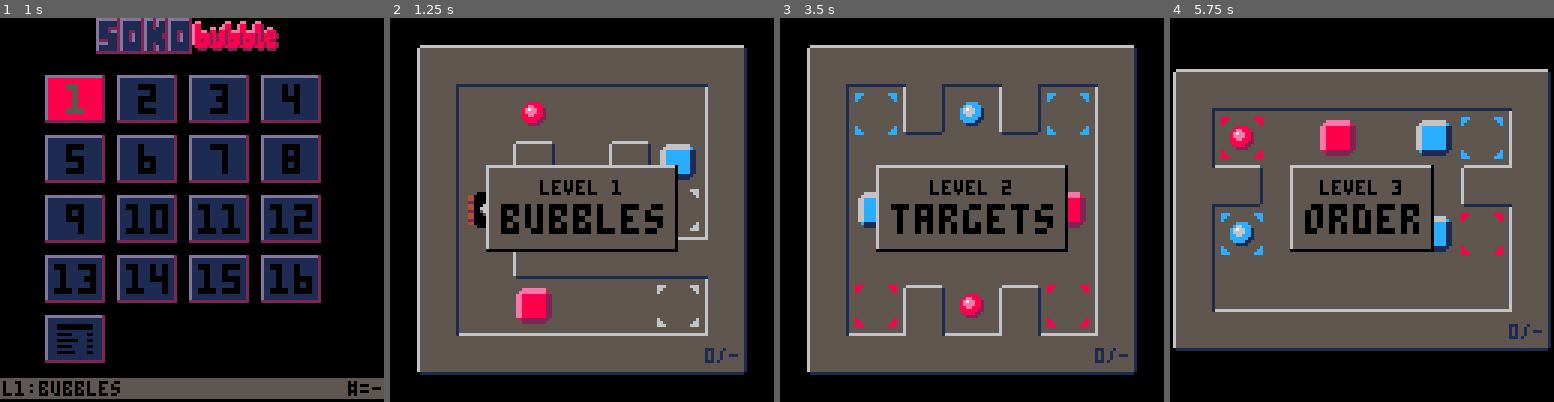
Above: before the commit, frames 1-4 (left to right).
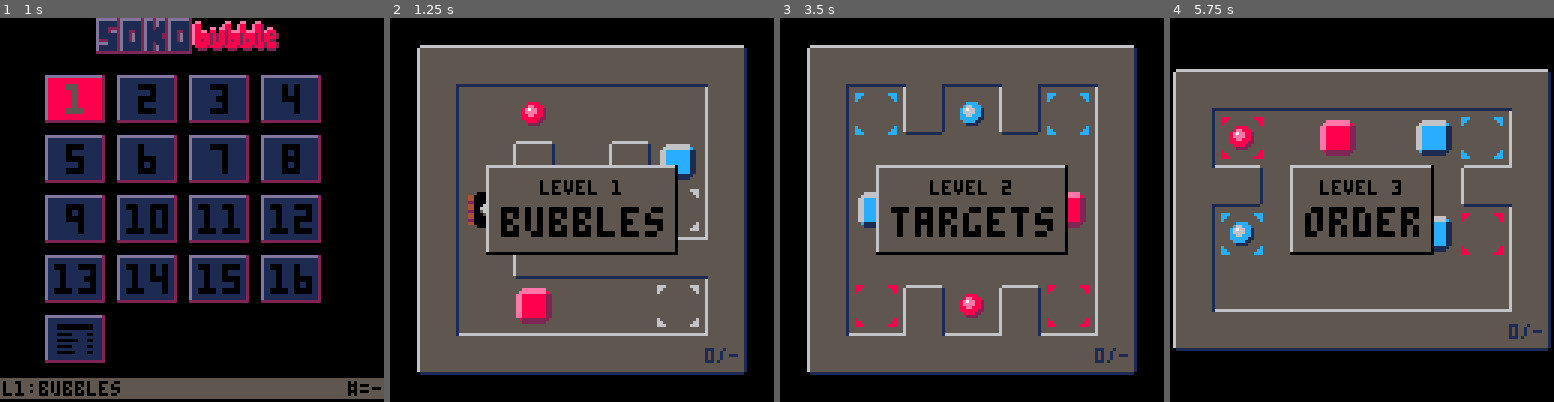
Above: after the commit, the same moments.

Repository: erwinbonsma/SokoBubbleP8
Game: PICO-8 cartridge sokobubble.p8
The game is run twice, just before and just after one commit, with the same random seed, the same clock (stepped at 60 frames per second) and the same inputs.
Inputs:
- Up to frame 1 (1 s): tap X (X key) at 0.33 s; tap O (Z key) at 0.7 s
- Up to frame 2 (1.25 s): tap X (X key) at 1.07 s
- Up to frame 3 (3.5 s): hold Right 1.6-2.1 s; tap O (Z key) every 0.4 s from 1.7 to 3.3 s; tap X (X key) at 1.85, 2.97 s; hold Up 2.15-2.42 s; hold Right 2.47-3.03 s; hold Left from 3.08 s (still down)
- Up to frame 4 (5.75 s): release Left at 3.58 s; hold Down 3.63-3.97 s; tap O (Z key) every 0.4 s from 3.7 to 5.7 s; hold Right 4.02-4.68 s; tap X (X key) at 4.08, 5.2 s; hold Up 4.73-5.03 s; hold Left 5.08-5.68 s; hold Down from 5.73 s (still down)

Frame 1 is identical in both runs. In frame 2, 1.7% of the frame differs, in the area x 25-75%, y 48-62%; in frame 3, 1.6%; in frame 4, 1.2%.

Commit message:
Tweak dialogs

Diff:
--- a/sokobubble.p8
+++ b/sokobubble.p8
@@ -354,7 +354,7 @@
    y=54
   },{
    s=level_defs[lvl_idx].name,
-   y=62,
+   y=63,
    big=true
   }
  })
@@ -378,7 +378,7 @@
    big=true
   },{
    s="in "..state.mov_cnt.." moves",
-   y=68
+   y=70
   }
  })
  sfx(4)
